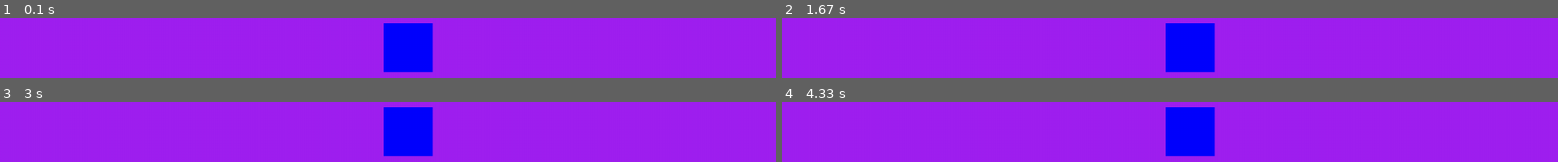
Above: before the commit, frames 1-4 (two rows, left to right).
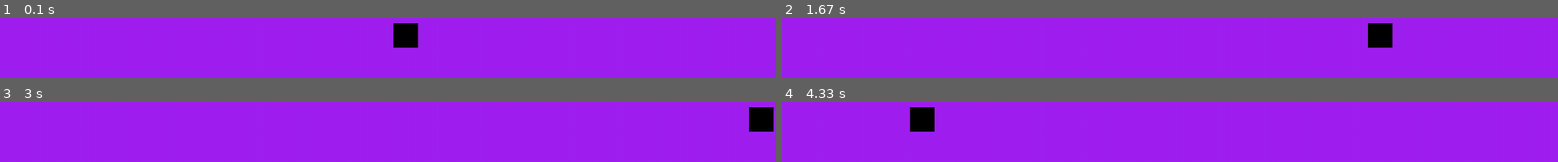
Above: after the commit, the same moments.

Repository: mikhailDyoshin/pygamePlayground
Game: pygame game, started from src/main.py
Two runs of this game, one before a commit and one after it. Both use one fixed random seed, a clock stepped at 60 frames per second and the inputs below.
Inputs:
- Up to frame 1 (0.1 s): no input
- Up to frame 2 (1.67 s): no input
- Up to frame 3 (3 s): no input
- Up to frame 4 (4.33 s): no input

The runs differ from the first frame. In frame 1, 5.3% of the frame differs, in the area x 49-56%, y 8-92%; in frame 2, 6.7%, in the area x 49-79%, y 8-92%; in frame 3, 6.7%; in frame 4, 6.7%.

Commit message:
Created a linear object-movement

Diff:
--- a/src/fsm.py
+++ b/src/fsm.py
@@ -1,25 +1,8 @@
 from enum import Enum, auto
 import pygame as pg
-from dataclasses import dataclass
+from pygame import Surface
 from typing import Dict
-
-
-@dataclass
-class ShapeData:
-    screen: pg.Surface
-    position: tuple[float]
-    size: tuple[float]
-    color: tuple[int]
-
-
-def draw_ellipse(data: ShapeData) -> pg.Rect:
-    rect = pg.Rect(data.position, data.size)
-    pg.draw.ellipse(data.screen, data.color, rect)
-
-
-def draw_rect(data: ShapeData) -> pg.Rect:
-    rect = pg.Rect(data.position, data.size)
-    return pg.draw.rect(data.screen, data.color, rect)
+from shape import ShapeData, draw_ellipse, draw_rect
 
 
 class State(Enum):
@@ -27,7 +10,7 @@
     ACCELERATING = auto()
     SLOWING_DOWN = auto()
 
-def get_shape_data(screen, position: tuple[float], state: State) -> ShapeData:
+def get_shape_data(screen: Surface, position: tuple[float, float], state: State) -> ShapeData:
     return {
         State.IDLE: ShapeData(screen, position, (80, 80), (0, 0, 255)),
         State.ACCELERATING: ShapeData(screen, position, (80, 60), (255, 0, 0)),
--- a/src/main.py
+++ b/src/main.py
@@ -1,8 +1,9 @@
 # Example file showing a circle moving on screen
 import pygame
 from movement import get_distance, get_velocity, get_direction, get_acceleration
-from fsm import FSM, Event, ShapeData, State, get_shape_data
+from fsm import FSM, Event, ShapeData, draw_rect
 from periodic_printer import PeriodicPrinter
+from moving_dot import get_position, update_shape_position, screen_wrap
 
 
 def main():
@@ -12,7 +13,7 @@
     screen = pygame.display.set_mode((1280, 720))
     clock = pygame.time.Clock()
     running = True
-    velocity = pygame.Vector2(0, 0)
+    velocity = pygame.Vector2(200, 0)
     dt = 0
 
     # FSM
@@ -23,11 +24,18 @@
 
     color = (0, 0, 0)
 
-    player_pos = pygame.Vector2(screen.get_width() / 2, screen.get_height() / 2)
+    player_pos = pygame.Vector2(
+        screen.get_width() / 2,
+        screen.get_height() / 2
+    )
 
-    shape_data = ShapeData(screen, (player_pos.x, player_pos.y), size, color)
+    shape_data = ShapeData(
+        position=(player_pos.x, player_pos.y),
+        size=(size, size),
+        color=color
+    )
 
-    printer = PeriodicPrinter(1.0)
+    # printer = PeriodicPrinter(1.0)
 
     while running:
         # poll for events
@@ -39,33 +47,43 @@
         # fill the screen with a color to wipe away anything from last frame
         screen.fill("purple")
 
+        player_pos = get_position(
+            s0=player_pos,
+            v=velocity,
+            dt=dt
+        )
+
+        player_pos = screen_wrap(player_pos, screen.get_width())
+
+        shape_data = update_shape_position(position=player_pos, shape=shape_data)
+        draw_rect(screen=screen, data=shape_data)
         # pygame.draw.circle(screen, "red", player_pos, 40)
 
         # Moving player
-        keys = pygame.key.get_pressed()
-        direction = get_direction(keys)
-        acc = get_acceleration(direction)
-        velocity = get_velocity(velocity, dt, keys)
-        player_pos = get_distance(player_pos, velocity, dt)
+        # keys = pygame.key.get_pressed()
+        # direction = get_direction(keys)
+        # acc = get_acceleration(direction)
+        # velocity = get_velocity(velocity, dt, keys)
+        # player_pos = get_distance(player_pos, velocity, dt)
 
-        if (velocity.length() == 0): fsm.trigger(Event.STOP)
+        # if (velocity.length() == 0): fsm.trigger(Event.STOP)
 
-        if (acc.length() == 0): fsm.trigger(Event.SLOW_DOWN)
+        # if (acc.length() == 0): fsm.trigger(Event.SLOW_DOWN)
 
-        if (acc.length() != 0): fsm.trigger(Event.ACCELERATE)
+        # if (acc.length() != 0): fsm.trigger(Event.ACCELERATE)
 
-        shape_data = get_shape_data(screen, player_pos, fsm.state)
+        # shape_data = get_shape_data(screen, (player_pos.x, player_pos.y), fsm.state)
 
-        fsm.update(shape_data)
-        message = f"""
-            -----------------------------
-            FSM state -> {fsm.state.name}
-            Acceleration -> {acc}
-            Velocity -> {velocity}
-            Position -> {player_pos}
-            -----------------------------
-        """
-        printer.update(dt, message)
+        # fsm.update(shape_data)
+        # message = f"""
+        #     -----------------------------
+        #     FSM state -> {fsm.state.name}
+        #     Acceleration -> {acc}
+        #     Velocity -> {velocity}
+        #     Position -> {player_pos}
+        #     -----------------------------
+        # """
+        # printer.update(dt, message)
 
         # print(f'Velocity -> {velocity}\nPosition -> {player_pos}')
 
--- a/src/movement.py
+++ b/src/movement.py
@@ -1,6 +1,5 @@
 from pygame import (K_w, K_s, K_a, K_d, Vector2)
 from pygame.key import ScancodeWrapper
-from pygame import Surface
 from enum import Enum
 
 
@@ -47,5 +46,19 @@
     return vel
 
 
-def get_distance(s0: Vector2, v0: Vector2, dt: float) -> float:
+def get_distance(s0: Vector2, v0: Vector2, dt: float) -> Vector2:
     return s0 + v0 * dt
+
+
+def get_new_position(
+        *,
+        keys: ScancodeWrapper,
+        dt: float,
+        current_velocity: Vector2,
+        current_position: Vector2
+    ):
+    return get_distance(
+        current_position,
+        get_velocity(current_velocity, dt, keys),
+        dt
+    )
--- /dev/null
+++ b/src/moving_dot.py
@@ -0,0 +1,19 @@
+from pygame import Vector2
+from shape import ShapeData
+from dataclasses import replace
+
+
+def screen_wrap(position: Vector2, width: float) -> Vector2:
+    return Vector2(0, position.y) if position.x > width else position
+
+
+def get_position(*, s0: Vector2, v: Vector2, dt: float) -> Vector2:
+    return s0 + v * dt
+
+
+def update_shape_position(
+        *,
+        position: Vector2,
+        shape: ShapeData
+    ) -> ShapeData:
+    return replace(shape, position=position)
--- /dev/null
+++ b/src/shape.py
@@ -0,0 +1,27 @@
+import pygame as pg
+from dataclasses import dataclass
+
+
+@dataclass
+class ShapeData:
+    position: tuple[float, float]
+    size: tuple[float, float]
+    color: tuple[int, int, int]
+
+
+def draw_ellipse(
+        *,
+        screen: pg.Surface,
+        data: ShapeData
+    ) -> pg.Rect:
+    rect = pg.Rect(data.position, data.size)
+    return pg.draw.ellipse(screen, data.color, rect)
+
+
+def draw_rect(
+        *,
+        screen: pg.Surface,
+        data: ShapeData
+    ) -> pg.Rect:
+    rect = pg.Rect(data.position, data.size)
+    return pg.draw.rect(screen, data.color, rect)
